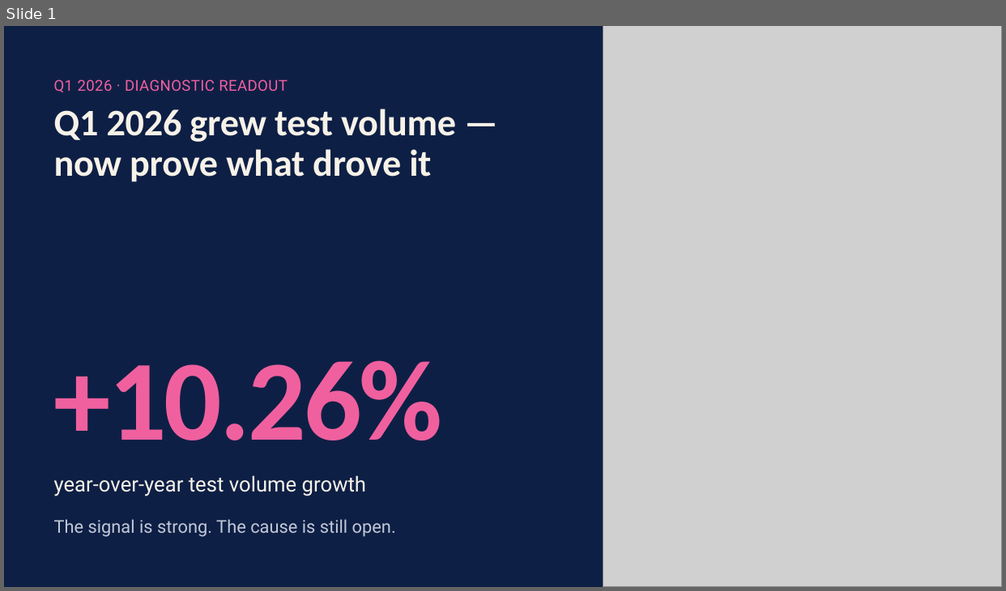
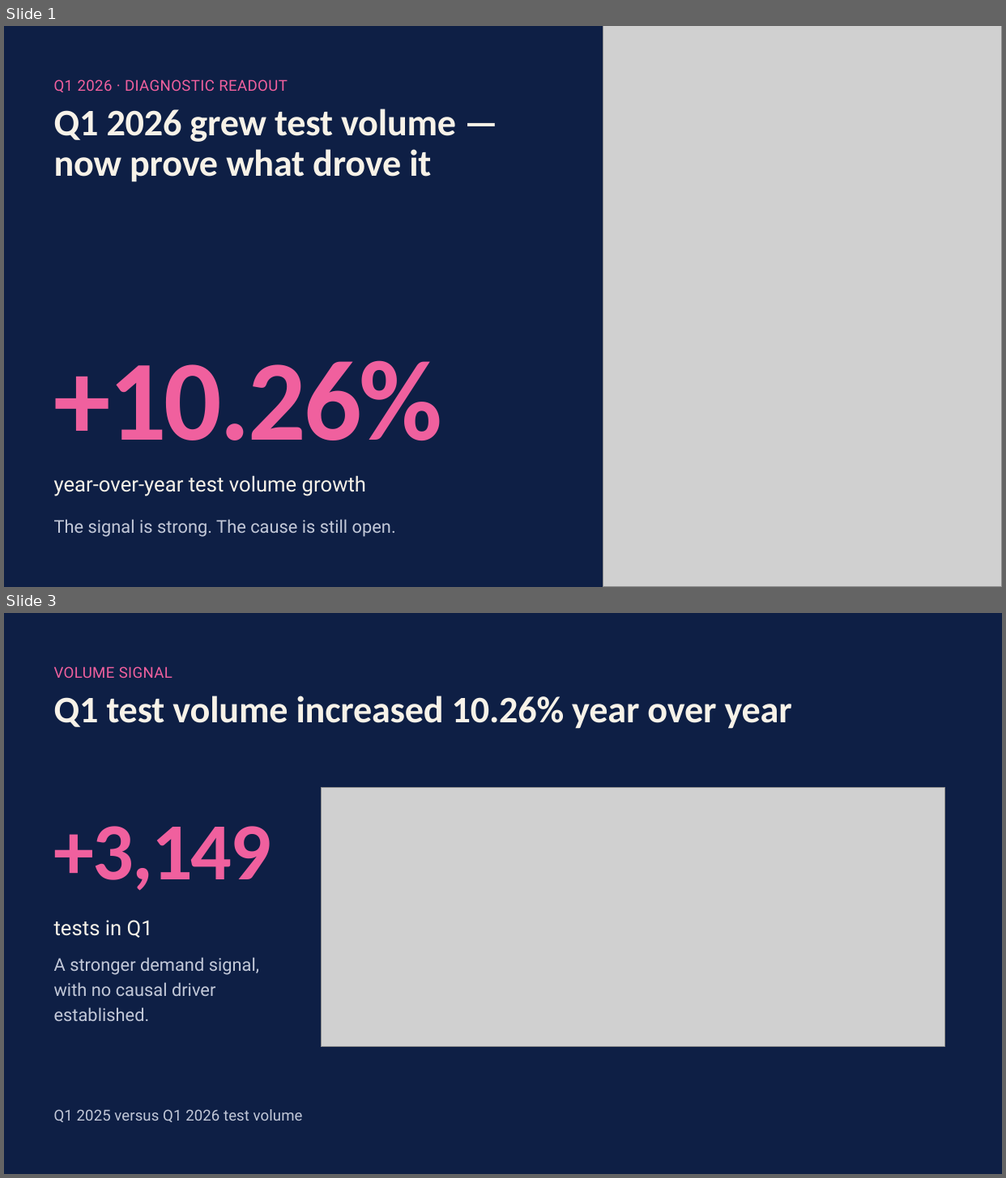
Before and after one commit to harshalpatil-IITGN/c2-build1-brief-a-group-2, a slide deck: brief_e/1026percent.pptx. Shown one above the other, each under a label of ours: slide 1 before the commit, slides 1 and 3 after it; the slides between them are not shown. The pictures are 1006x591 and 1006x1178 pixels, drawn with LibreOffice and Linux fonts; fonts in the diff are those of the drawing; grey boxes stand for pictures; background and template pictures are left out. Boxes give left, top, right and bottom in pixels: in the first picture for what was removed or moved away, otherwise in the second. Text is boxed around its words. In the diff, an @@ line names an element or a change of style, - is before the commit and + after.

```diff
--- a/brief_e/1026percent.pptx
+++ b/brief_e/1026percent.pptx
@@ slide 3 added at [4, 613, 1002, 1174], background #0E1F45 @@
@@ text added at [54, 666, 172, 678], 14.5 pt, text #F0609E @@
+VOLUME SIGNAL
@@ text added at [54, 696, 792, 729], 36 pt, text #F7F2E8, bold @@
+Q1 test volume increased 10.26% year over year
@@ picture added at [321, 787, 944, 1047] @@
@@ text added at [54, 826, 272, 891], 78 pt, text #F0609E, bold @@
++3,149
@@ text added at [54, 920, 153, 938], 20 pt, text #F7F2E8 @@
+tests in Q1
@@ text added at [54, 957, 259, 1021], 17 pt, text #C2C8D8 @@
+A stronger demand signal, with no causal driver established.
@@ text added at [54, 1110, 303, 1122], 14.5 pt, text #C2C8D8 @@
+Q1 2025 versus Q1 2026 test volume
```
Also in this commit, not shown: 4 other slides added.
